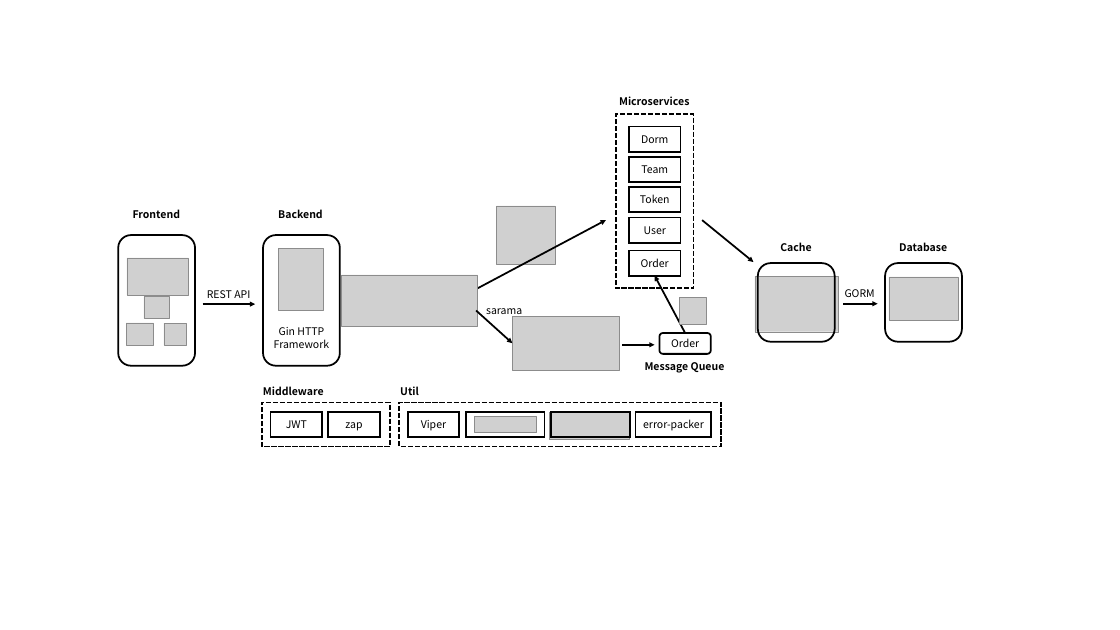
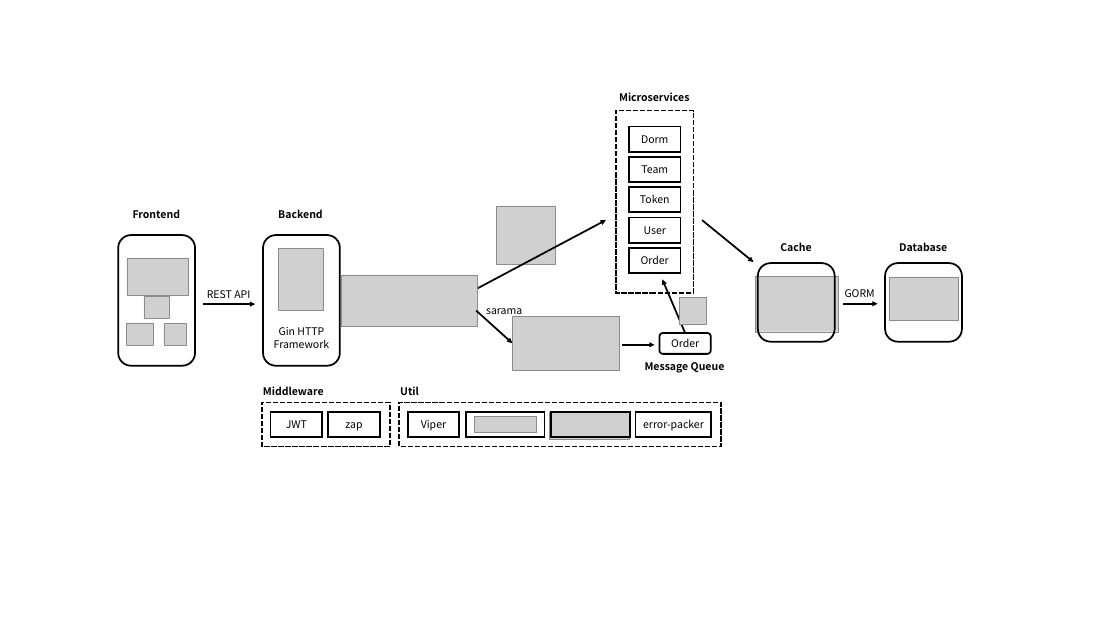
Before and after one commit to zenpk/dorm-system, a slide deck: slide 1 of assets/diagram.pptx. Drawn at 1120x630 pixels with LibreOffice and Linux fonts; fonts in the diff are those of the drawing; grey boxes stand for pictures. Boxes give left, top, right and bottom in pixels: in the first picture for what was removed or moved away, otherwise in the second. Text is boxed around its words. In the diff, an @@ line names an element or a change of style, - is before the commit and + after.

```diff
--- a/assets/diagram.pptx
+++ b/assets/diagram.pptx
@@ text "Microservices": place and size @@
-text "Microservices" at [619, 96, 689, 105]
+text "Microservices" at [619, 92, 689, 101]
@@ rectangle: place and size @@
-rectangle at [616, 114, 693, 288]
+rectangle at [616, 110, 693, 293]
@@ arrow moved from (685, 333) - (655, 275) to (685, 333) - (662, 279) @@
```
Also in this commit, not shown: 30 other files.
